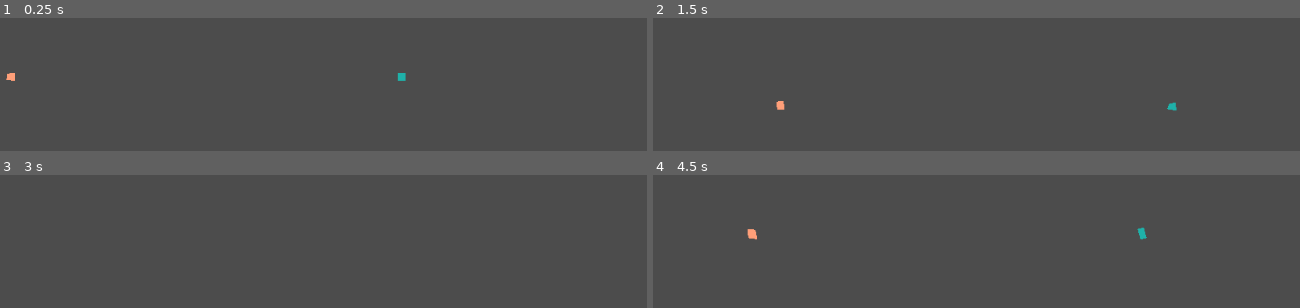
Above: before the commit, frames 1-4 (two rows, left to right).
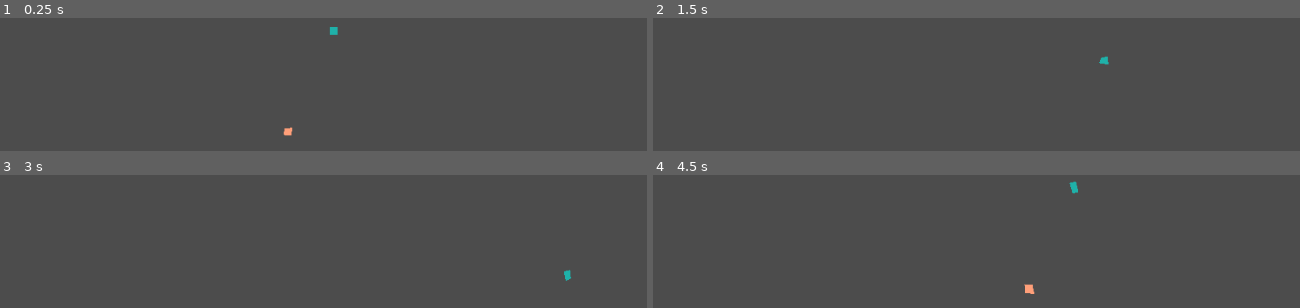
Above: after the commit, the same moments.

Repository: sustainablelab/eat-and-poop
Game: Godot game, scene res://scenes/World.tscn
Same seed, same stepped clock (60 frames per second), same inputs: the game is played once before the commit and once after it. The project has no main scene, so this scene is started directly.
Inputs:
- Up to frame 1 (0.25 s): no input
- Up to frame 2 (1.5 s): tap Enter at 0.5 s; hold Right (ui_right) 0.53-1.28 s; hold Down (ui_down) from 1.28 s (still down)
- Up to frame 3 (3 s): release Down (ui_down) at 2.03 s; hold Right (ui_right) 2.03-2.78 s; hold Up (ui_up) from 2.78 s (still down)
- Up to frame 4 (4.5 s): release Up (ui_up) at 3.53 s; hold Left (ui_left) from 3.53 s (still down)

The runs differ from the first frame. In frame 1, 0.3% of the frame differs, in the area x 0-63%, y 6-89%; in frame 2, 0.2%; in frame 3, less than 0.1%; in frame 4, 0.4%, in the area x 14-77%, y 4-90%.

Commit message:
Randomize starting position of each player

Diff:
--- a/scripts/World.gd
+++ b/scripts/World.gd
@@ -1,16 +1,26 @@
 extends Node2D
 
-var screen_size: Vector2 # Game window
+var game_window: Rect2 # Game window
 
+var rng = RandomNumberGenerator.new()
 
 func _ready() -> void:
-	screen_size = get_viewport_rect().size
-	print(screen_size)
+	game_window = get_viewport_rect()
+
+	# DEBUGGING
+	print(game_window.size)
+	print(game_window.position.x)
+	print(game_window.end.x)
+
+	# Seed a random number generator for positioning blocks.
+	rng.randomize() # setup the generator from a time-based seed
 
 	# Load the Player scene
 	var player_scene = preload("res://scenes/Player.tscn")
 
 	# Instantiate two players
+	# TODO: instantiate players based on number of connected
+	# joysticks
 	var player1 = player_scene.instance()
 	var player2 = player_scene.instance()
 
@@ -18,16 +28,21 @@
 	add_child(player1)
 	add_child(player2)
 
-	# Set the starting x,y position of each player
-	var x:float
-	var y:float
-	x = 100.0
-	y = 100.0
-	player1.player_block.top_left = Vector2(x,y)
-	x = 600.0
-	y = 100.0
-	player2.player_block.top_left = Vector2(x,y)
+	# Randomize starting x,y position of each player.
+	player1.player_block.top_left = random_position()
+	player2.player_block.top_left = random_position()
 
 	# Set the color of each player
 	player1.player_block.color = ColorN("lightsalmon", 1) # color, alpha
 	player2.player_block.color = ColorN("lightseagreen", 1) # color, alpha
+
+
+func random_position() -> Vector2:
+	return Vector2(
+			rng.randf_range( # random x
+					game_window.position.x,
+					game_window.end.x),
+			rng.randf_range( # random y
+					game_window.position.y,
+					game_window.end.y)
+					)
